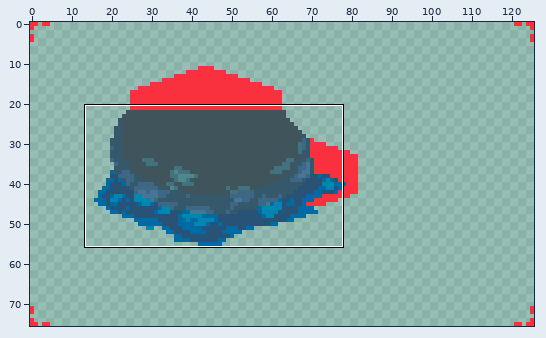
File history of a pixel-art file, graphics_work_files/tile art/shore-walls-left2.aseprite. Above, an overview of the earlier version with the close-up marked.
Close-up. As it was:
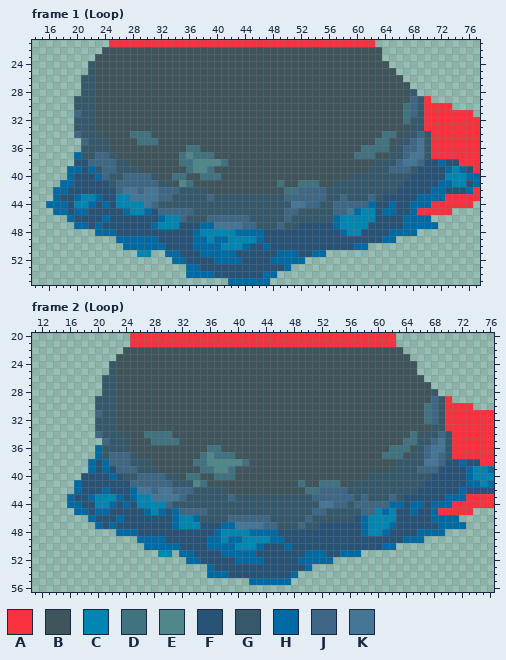
126x76 pixels, 4 frames. Colours within 5 levels of each other are drawn and written as one. Shown: frame 1 (Loop): x 14..77, y 21..55; frame 2 (Loop): x 11..76, y 20..56. The commit also changed other frames or places, which this record leaves out.
Palette (. is transparent): A #f9303d  B #3f545b  C #0086b1  D #417280  E #4f878b  F #285276  G #35586a  H #006aa4  J #3e6785  K #457696
The same view after the edit:
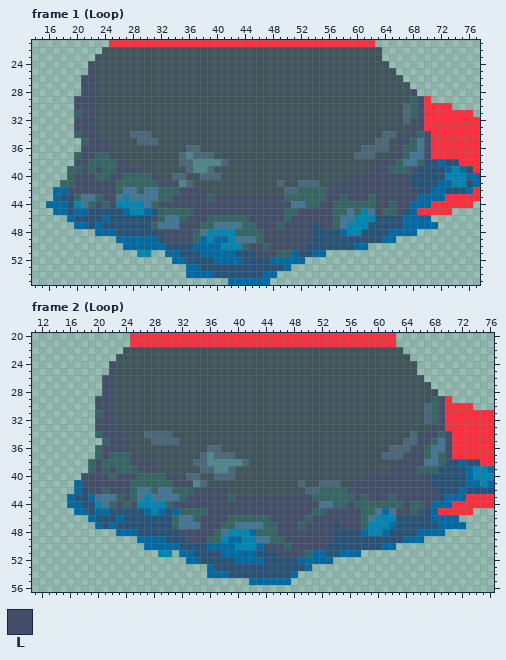
Colours new in this view: L #434e68
Commit message: Recolored the shore walls to have a better gradient.
The exact change:
colour D: #417280 -> #4a6879
colour J: #3e6785 -> #356663
Changed rows in their new state; - is a pixel that keeps its letter.
Frame 1 (Loop), layer "Layer":
first column x 18:
24 ----L------------------------------------------------
25 ----L------------------------------------------------
26 ---LL------------------------------------------------
27 ---LL------------------------------------------------
28 ---LL---------------------------------------------L--
29 --LLL----------------------------------------------L-
30 --LLL----------------------------------------------L-
31 ---LL----------------------------------------------L-
32 --LLL---------------------------------------------LL-
33 --LLL---------------------------------------------LL-
34 ---LLL-------------------------------------------LL-L
35 ----LLL-----------------------------------------LL--L
36 ---LLLL-----------------------------------------L---L
37 --JLL--L---------------------------------------LL---L
38 --LL----LL-----------------------------------LLL-----
39 -JJLJL--LLL---------------------------------LLL---L--
40 -JLLLJ-LL----L---------------------------LLLLLLLLL---
41 JJLLLLLL------LL-----------------------LLLLLLLLLLL---
42 -LLLLLLL---------LLLL-----------------LLLLLLLLLLLLL--
43 --JKKJLLK-------LLLLL-LLLLLLLLLL------LL-LLL-LLLLLL--
44 ---KJLJL------LLLLLLLLLLLLLLLLLLL----LL-----JLLJLL---
45 -------------------LLLLLLLLLLLLL--LLLLL---J-KLJJL----
46 -------------LJKK-LLL------LLLLL-LLLLLLJKK-----------
47 -------------JKKKLLLJJ------LLL-LLLL-LLJK------------
48 --------------LLLLLJK----JJJJLLLLLLL-----------------
49 ---------------LLLLJ-----KKKJLLLLLLL-----------------
50 --------------------------JLLJLLLLL------------------
51 ----------------------------LLLJJ--------------------
Frame 2 (Loop), layer "Layer":
first column x 18:
24 ----L------------------------------------------------
25 ----L------------------------------------------------
26 ---LL------------------------------------------------
27 ---LL------------------------------------------------
28 ---LL---------------------------------------------L--
29 --LLL----------------------------------------------L-
30 --LLL----------------------------------------------L-
31 ---LL----------------------------------------------L-
32 --LLL----------------------------------------------L-
33 --LLL---------------------------------------------LL-
34 ---LLL-------------------------------------------LL-L
35 ----LLL-----------------------------------------LL--L
36 --JLLLL-----------------------------------------L---L
37 --JL---L---------------------------------------LL---L
38 -JLJ---LLL-----------------------------------LLLL----
39 -JLJL---LLL---------------------------------LLLL-----
40 LLLLJLLL----LL---------------------------LLLLLLLLL---
41 LLLLLLL------LLL-----------------------LLLLLLLLLLL---
42 -LLJLLLJ--------LLLLL-----------------LLLLLLLLLLLLL--
43 --KKKJLJK------LLLLLL-LLLLLLLLLLL------L-LLL-LLLLLL--
44 ---KJLJL-----LLLLLLLLLLLLLLLLLLLLL----L-----JJLJJL---
45 ------------------LLLLLLLLLLLLLLL--LLLLL--K-KLLJL----
46 -------------JKKJLLLL------LLLLL-LLLLLLLJK-----------
47 -------------JKKKLLLJJ------LLL-LLLL-LLLJ------------
48 --------------LLLLLJK----JJJLLLLLLLL-----------------
49 ---------------LLLJJ-----KKJJLLLLLLL-----------------
50 --------------------------LLLJLLLLL------------------
51 ----------------------------LLLLJ--------------------
